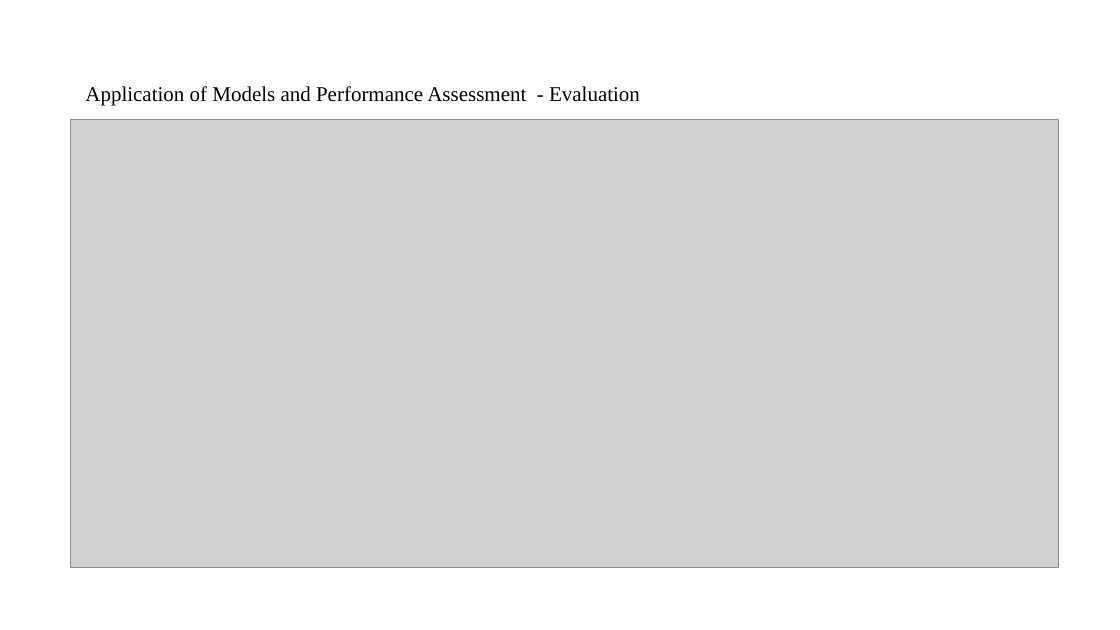
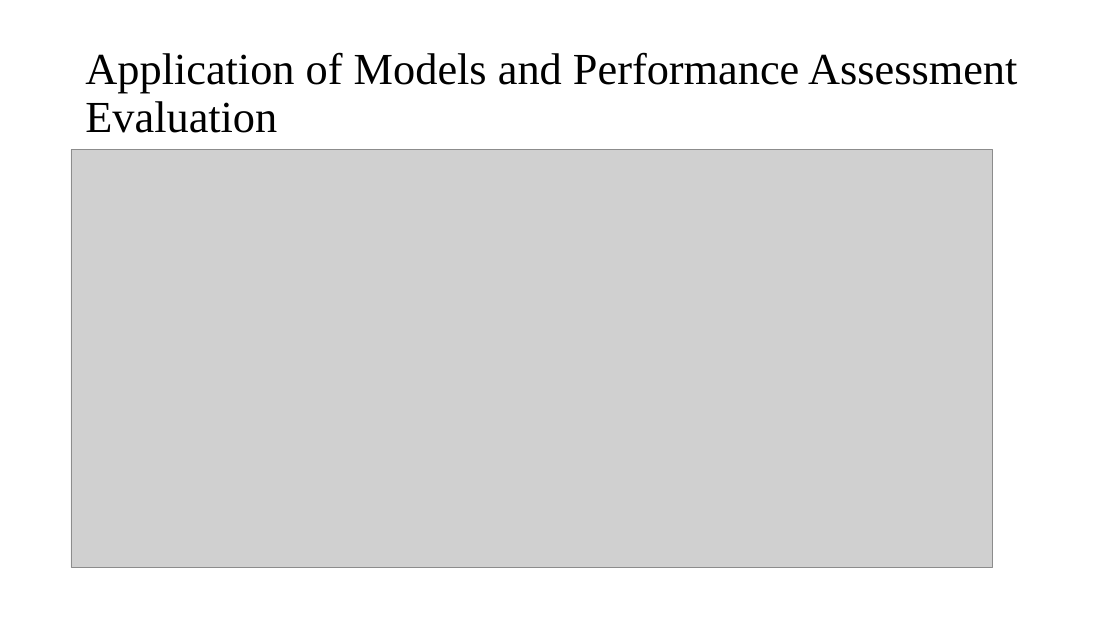
Before and after one commit to rcarvalho16/MDLE-23-24, a slide deck: slide 6 of Trabalho_Pratico/Apresentacao_v_Ingles.pptx. Drawn at 1120x630 pixels with LibreOffice and Linux fonts; fonts in the diff are those of the drawing; grey boxes stand for pictures. Boxes give left, top, right and bottom in pixels: in the first picture for what was removed or moved away, otherwise in the second. Text is boxed around its words. In the diff, an @@ line names an element or a change of style, - is before the commit and + after.

Commit message:
intro prara ppt e v. ingles ppt

```diff
--- a/Trabalho_Pratico/Apresentacao_v_Ingles.pptx
+++ b/Trabalho_Pratico/Apresentacao_v_Ingles.pptx
@@ title at box(85, 52, 1017, 133): text changed; size 18 to 38 pt @@
-Application of Models and Performance Assessment - Evaluation
+Application of Models and Performance Assessment Evaluation
@@ picture: place and size @@
-picture at box(71, 119, 1058, 567)
+picture at box(71, 150, 992, 568)
```
